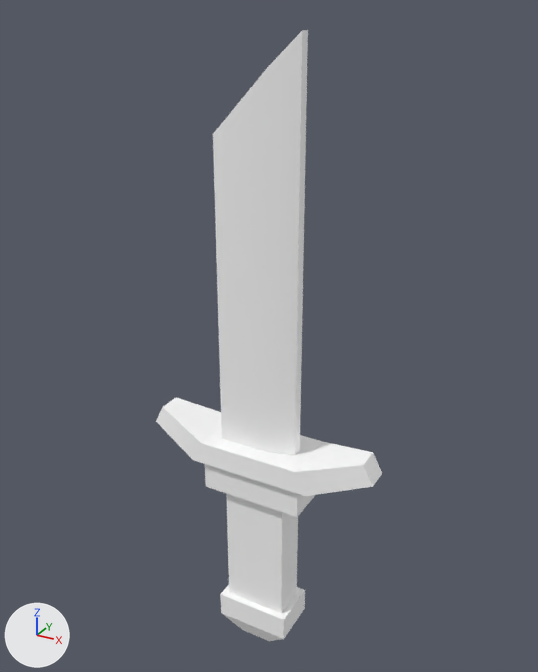
The glTF model assets/synty/simple_fantasy/models/SF_Wep_Human_Dagger_01.glb as it was, and as the next commit left it.
The view is the same before and after, from a camera (50 mm lens) standing at (0.00603, -0.01069, 0.0122) and looking at (-0.00004, 0.00034, 0.00668). Every picture has the same lights, and +X, +Y and +Z are marked at lower left.

The first picture shows 'SF_Wep_Human_Dagger_01'.
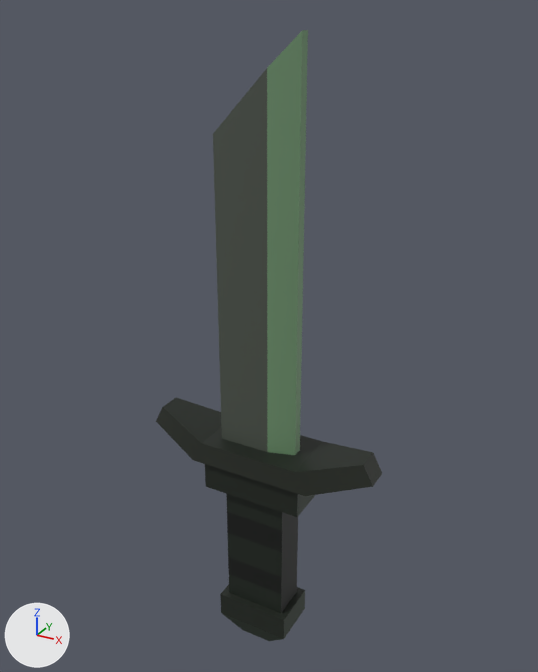
Pixel boxes (x1, y1, x2, y2) of what changed, in the pictures (538 x 672 px):
'SF_Wep_Human_Dagger_01', surface changed
    both: (156, 30, 382, 641)

The change in detail:
Picture 'Undead_Footman_01' (img_undead_footman_01) is new.
In material 'lambert1' (mat_lambert1), base_color is no longer (1.0, 1.0, 1.0), white #ffffff.
In material 'lambert1' (mat_lambert1), texture is now set to img_undead_footman_01.
